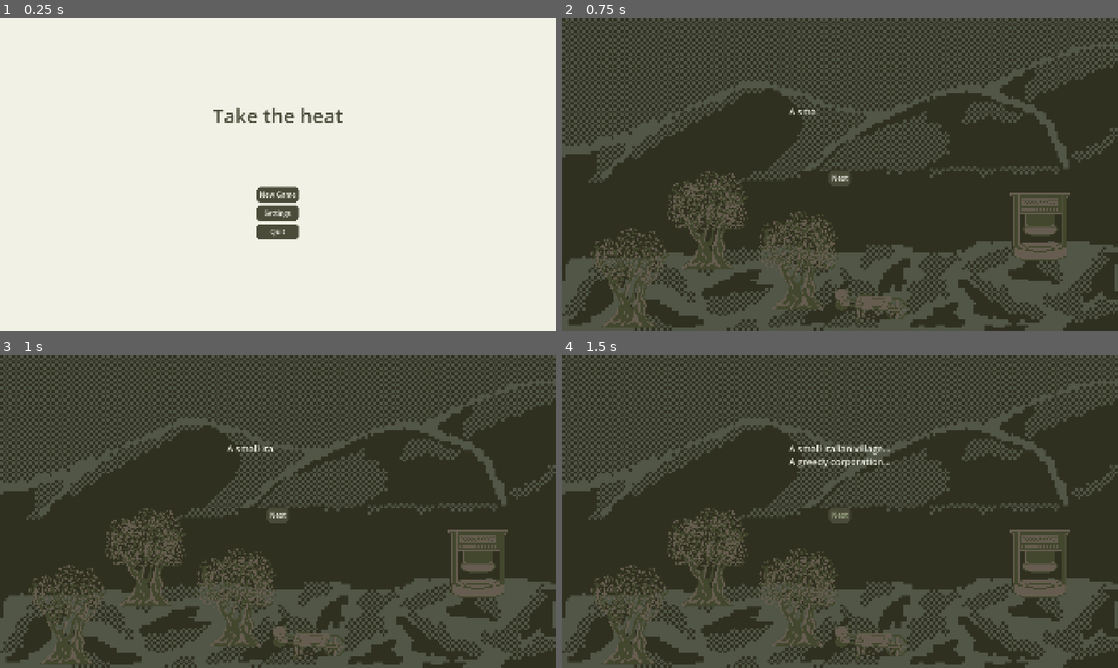
Above: before the commit, frames 1-4 (two rows, left to right).
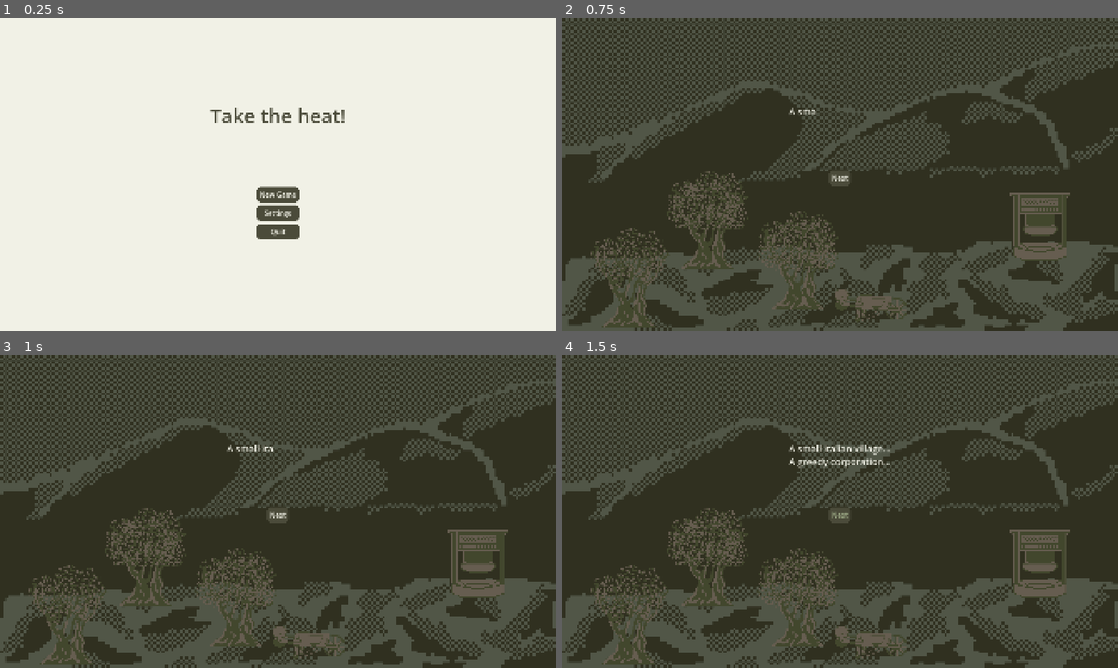
Above: after the commit, the same moments.

Repository: AntonioDell/mini-jam-203
Game: Godot game, scene res://main.tscn
Same seed, same stepped clock (60 frames per second), same inputs: the game is played once before the commit and once after it. Sound files missing from this copy of the repository are replaced by a short silence.
Inputs:
- Up to frame 1 (0.25 s): no input
- Up to frame 2 (0.75 s): click "New Game" at 0.5 s
- Up to frame 3 (1 s): no input
- Up to frame 4 (1.5 s): click "Next" at 1.25 s

The runs differ from the first frame. In frame 1, 0.8% of the frame differs, in the area x 37-62%, y 28-71%; in frame 2, nothing differs; in frame 3, nothing differs; in frame 4, nothing differs.

Commit message:
Change title

Diff:
--- a/title_screen.tscn
+++ b/title_screen.tscn
@@ -45,7 +45,7 @@
 layout_mode = 2
 theme = ExtResource("2_ig5kc")
 theme_type_variation = &"Title"
-text = "Take the heat"
+text = "Take the heat!"
 fit_content = true
 autowrap_mode = 0
 horizontal_alignment = 1
